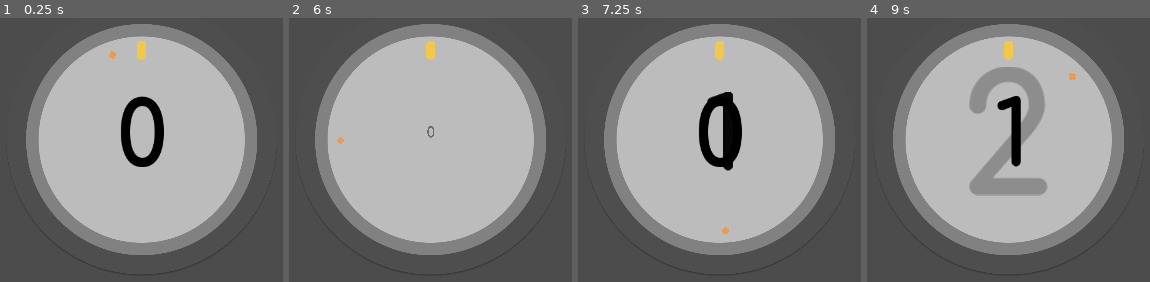
Above: before the commit, frames 1-4 (left to right).
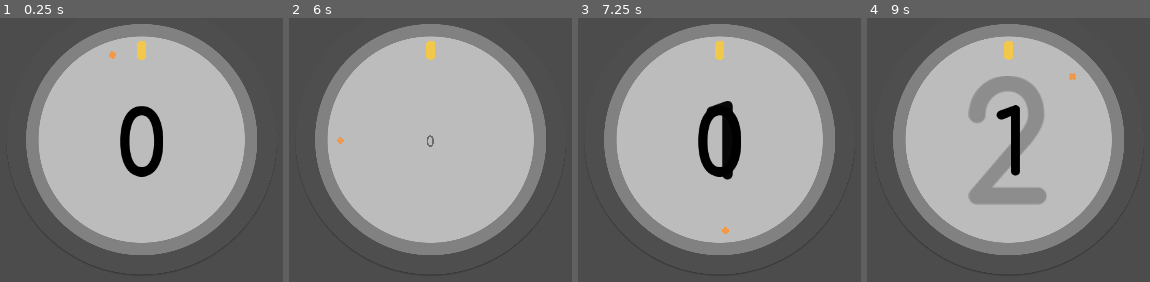
Above: after the commit, the same moments.

Repository: takecare/popthelock
Game: Godot game, scene res://scenes/Main.tscn
The game is run twice, just before and just after one commit, with the same random seed, the same clock (stepped at 60 frames per second) and the same inputs. The engine's default icon, where the game draws it, is replaced by a stand-in: a white triangle on a blue panel in a dark square.
Inputs (mouse positions are in pixels of both pictures, inside the frame that each line leads up to):
- Up to frame 1 (0.25 s): no input
- Up to frame 2 (6 s): tap Enter at 0.5, 2, 5 s; move the mouse to (529, 123) at 0.52 s; tap J at 0.6, 2.3, 3.6, 4.55 s; tap K at 0.8, 1.35, 3.05, 4.35, 5.3 s; tap Space at 1.25, 3.5, 5.75 s; move the mouse to (339, 202) at 1.27 s; tap N at 1.55, 2.1, 3.8, 5.1 s; move the mouse to (outside the picture) at 2.02 s; move the mouse to (outside the picture) at 2.77 s; click (outside the picture) at 2.85 s; move the mouse to (outside the picture) at 3.52 s; move the mouse to (294, 44) at 4.27 s; move the mouse to (453, 163) at 5.02 s; move the mouse to (outside the picture) at 5.77 s; tap G at 5.85 s
- Up to frame 3 (7.25 s): tap N at 6.05 s; move the mouse to (818, 123) at 6.52 s; tap H at 6.6 s; tap J at 6.8 s
- Up to frame 4 (9 s): move the mouse to (917, 202) at 7.27 s; tap F at 7.35 s; tap K at 7.55 s; move the mouse to (outside the picture) at 8.02 s; tap V at 8.1 s; tap N at 8.3 s; move the mouse to (outside the picture) at 8.77 s; tap B at 8.85 s

The runs differ from the first frame. In frame 1, 2.0% of the frame differs, in the area x 42-58%, y 29-61%; in frame 2, 0.1%; in frame 3, 1.8%; in frame 4, 4.9%, in the area x 35-64%, y 18-71%.
Error before the commit: Invalid call. Nonexistent function 'center_on' in base 'Node2D (Score.gd)'. (res://scripts/Main.gd:40)

Commit message:
manage score in play state

Diff:
--- a/scripts/Main.gd
+++ b/scripts/Main.gd
@@ -30,7 +30,6 @@
 var crosshairRotationDirection = -1 # 1=CW; -1=CCW
 var level = 0
 
-
 # should target and crosshair be children of lock?
 func _ready() -> void:
   target.position.x = lock.center.global_position.x
@@ -40,14 +39,11 @@
   score.center_on(lockCenter)
   randomize()
 
-
 func _process(delta: float) -> void:
   crosshair.set_rotation_around(lockCenter, step * speed * delta * crosshairRotationDirection)
 
-
 func _physics_process(_delta: float) -> void:
   pass
-
 
 func _on_Crosshair_target_hit() -> void:
   score.increase()
@@ -62,12 +58,11 @@
   rot += 10
   target.set_rotation_around(lockCenter, rot) #randi() % 360
 
-
 func _on_Crosshair_target_missed() -> void:
   #crosshairRotationDirection = -1 if rand_range(0, 1) > 0.5 else 1
   print("> MISSED!")
+  score.reset()
   reset_target()
-
 
 func reset_target() -> void:
   score.reset()
--- a/scripts/Score.gd
+++ b/scripts/Score.gd
@@ -13,6 +13,12 @@
   _result = currentScoreLayer.connect("disappeared", self, "_current_disappeared")
   _result = nextScoreLayer.connect("appeared", self, "_next_appeared")
   _result = nextScoreLayer.connect("disappeared", self, "_next_disappeared")
+
+func center_on(_point: Vector2):
+  #set_global_position(Vector2(point.x - rect_size.x / 2, point.y - rect_size.y / 2))
+  currentScoreLayer.center_on(_point)
+  nextScoreLayer.center_on(_point)
+  pass
 
 func get_score() -> int:
   return currentScoreLayer.get_score()
@@ -33,7 +39,7 @@
 
 func reset() -> void:
   # TODO animate counting down until 0
-  score = 0
+  set_score(0)
   currentScoreLayer.reset()
   nextScoreLayer.reset(false)
 
--- a/scripts/ScoreLayer.gd
+++ b/scripts/ScoreLayer.gd
@@ -54,7 +54,6 @@
   # TODO update score to score + 1 ??
 
 func reset(is_visible: bool = true) -> void:
-  #animationPlayer.play_backwards("Disappear")
   $AnimationPlayer.seek(0, true)
   hBoxContainer.modulate = Color(1, 1, 0, 1)
   hBoxContainer.rect_scale = Vector2(1, 1)
